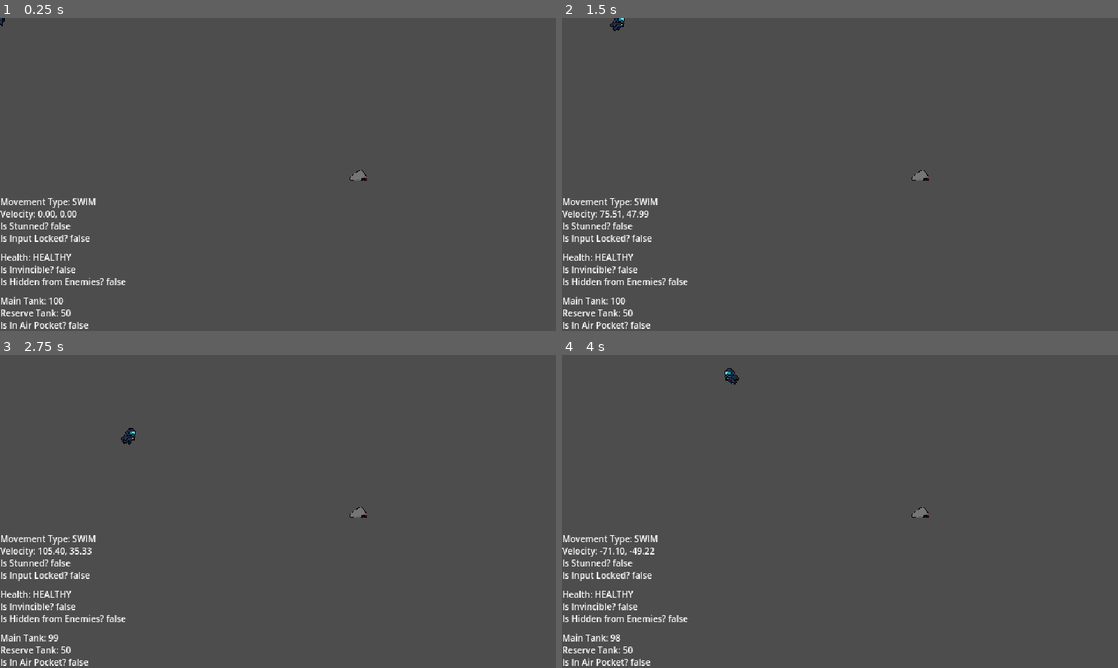
Above: before the commit, frames 1-4 (two rows, left to right).
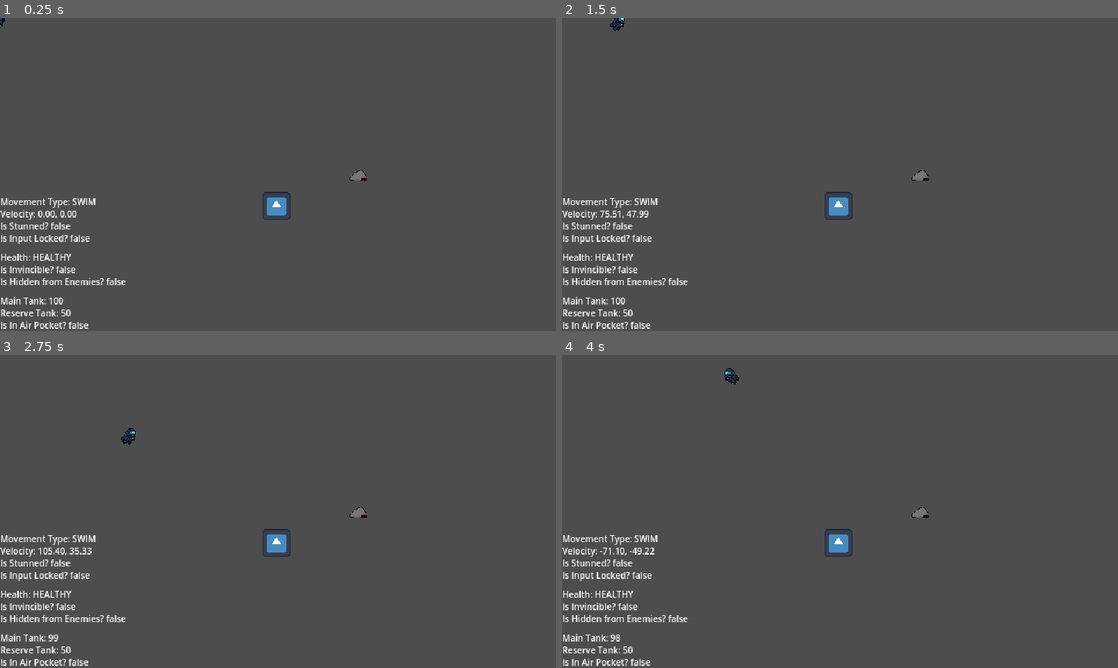
Above: after the commit, the same moments.

Repository: Absolute-Cinema-GameDev/callisto-game
Game: Godot game, scene res://scenes/main.tscn
Two runs of this game, one before a commit and one after it. Both use one fixed random seed, a clock stepped at 60 frames per second and the inputs below. The engine's default icon, where the game draws it, is replaced by a stand-in: a white triangle on a blue panel in a dark square.
Inputs:
- Up to frame 1 (0.25 s): no input
- Up to frame 2 (1.5 s): tap Enter at 0.5 s; hold D (move_right) 0.53-1.28 s; hold Space (interact) 0.53-1.28 s; hold S (move_down) from 1.28 s (still down); tap Space (interact) at 1.35 s
- Up to frame 3 (2.75 s): release S (move_down) at 2.03 s; hold D (move_right) from 2.03 s (still down); hold Space (interact) from 2.03 s (still down)
- Up to frame 4 (4 s): release D (move_right) at 2.78 s; release Space (interact) at 2.78 s; hold W (move_up) 2.78-3.53 s; tap Space (interact) at 2.85 s; hold A (move_left) from 3.53 s (still down); hold Space (interact) from 3.53 s (still down)

The runs differ from the first frame. In frame 1, 0.3% of the frame differs, in the area x 47-53%, y 55-65%; in frame 2, 0.3%; in frame 3, 0.3%; in frame 4, 0.3%.

Commit message:
feat(stunrock): stunrock mechanic done - without animation

Diff:
--- a/scenes/entities/enemy-ambush/ambush.gd
+++ b/scenes/entities/enemy-ambush/ambush.gd
@@ -9,10 +9,12 @@
 var dash_delay: float = 0.1
 var active_wait_time: float = 2.0
 var hit_pause_time: float = 0.5
+var stun_duration: float = 2.0
 var is_stun: bool = false  # For future stun rock mechanic
 var active_timer := Timer.new()
 var dash_timer := Timer.new()
 var hit_pause_timer := Timer.new()
+var stun_timer := Timer.new()
 
 @onready var area_detection = $AreaDetection
 @onready var collision_shape = $Collision
@@ -38,12 +40,22 @@
 	add_child(hit_pause_timer)
 	hit_pause_timer.timeout.connect(_on_hit_pause_timer_timeout)
 
+	stun_timer.wait_time = stun_duration
+	stun_timer.one_shot = true
+	add_child(stun_timer)
+	stun_timer.timeout.connect(_on_stun_timer_timeout)
+
 	area_detection.body_entered.connect(_on_area_body_entered)
 	area_detection.body_exited.connect(_on_area_body_exited)
 
 
 # Called every frame. 'delta' is the elapsed time since the previous frame.
 func _process(_delta: float) -> void:
+	if is_stun:
+		if anim.animation != "stun":
+			anim.play("stun")
+			velocity = Vector2.ZERO
+		return
 	if state == State.ATTACKING:
 		if anim.animation != "dash":
 			anim.play("dash")
@@ -139,5 +151,10 @@
 # Call this to stun the ambush (for future stun rock, etc)
 func stun():
 	is_stun = true
-	# You can add stun logic/animation here later
-	# For now, just set the flag
+	velocity = Vector2.ZERO
+	stun_timer.start()
+
+
+func _on_stun_timer_timeout():
+	is_stun = false
+	state = State.RETURNING
--- a/scenes/entities/enemy-ambush/ambush.tscn
+++ b/scenes/entities/enemy-ambush/ambush.tscn
@@ -375,8 +375,9 @@
 [node name="Animate" type="AnimatedSprite2D" parent="."]
 scale = Vector2(2.5, 2.5)
 sprite_frames = SubResource("SpriteFrames_ae7va")
-animation = &"idle"
-frame_progress = 0.237289
+animation = &"stun"
+frame = 11
+frame_progress = 1.0
 
 [node name="AreaDetection" type="Area2D" parent="."]
 
--- /dev/null
+++ b/scenes/levels/stunrock/stunrock.gd
@@ -0,0 +1,29 @@
+extends Node2D
+
+@onready var area_detection = $AreaDetection
+var explode_timer := Timer.new()
+var has_triggered := false
+
+# Called when the node enters the scene tree for the first time.
+func _ready() -> void:
+	area_detection.body_entered.connect(_on_area_body_entered)
+	explode_timer.wait_time = 0.1
+	explode_timer.one_shot = true
+	explode_timer.timeout.connect(_on_explode_timer_timeout)
+	add_child(explode_timer)
+
+# Called every frame. 'delta' is the elapsed time since the previous frame.
+func _process(delta: float) -> void:
+	pass
+
+func _on_area_body_entered(_body):
+	if not has_triggered:
+		has_triggered = true
+		explode_timer.start()
+
+func _on_explode_timer_timeout():
+	print("explode")
+	for body in area_detection.get_overlapping_bodies():
+		if body.has_method("stun"):
+			body.stun()
+	queue_free()
--- /dev/null
+++ b/scenes/levels/stunrock/stunrock.tscn
@@ -0,0 +1,40 @@
+[gd_scene load_steps=6 format=3 uid="uid://v2h7u6c0nqg7"]
+
+[ext_resource type="Script" path="res://scenes/levels/stunrock/stunrock.gd" id="1_egapr"]
+[ext_resource type="Texture2D" uid="uid://bokjnhwn8g47w" path="res://icon.svg" id="2_2scoc"]
+
+[sub_resource type="AtlasTexture" id="AtlasTexture_y32m8"]
+atlas = ExtResource("2_2scoc")
+region = Rect2(0, 0, 128, 128)
+
+[sub_resource type="SpriteFrames" id="SpriteFrames_mgmqb"]
+animations = [{
+"frames": [{
+"duration": 1.0,
+"texture": SubResource("AtlasTexture_y32m8")
+}],
+"loop": true,
+"name": &"static",
+"speed": 15.0
+}, {
+"frames": [],
+"loop": true,
+"name": &"stun-explode",
+"speed": 5.0
+}]
+
+[sub_resource type="CircleShape2D" id="CircleShape2D_8c3tq"]
+radius = 50.01
+
+[node name="Stunrock" type="Node2D"]
+scale = Vector2(0.25, 0.25)
+script = ExtResource("1_egapr")
+
+[node name="Animate" type="AnimatedSprite2D" parent="."]
+sprite_frames = SubResource("SpriteFrames_mgmqb")
+animation = &"static"
+
+[node name="AreaDetection" type="Area2D" parent="."]
+
+[node name="CollisionDetection" type="CollisionShape2D" parent="AreaDetection"]
+shape = SubResource("CircleShape2D_8c3tq")
--- a/scenes/main.tscn
+++ b/scenes/main.tscn
@@ -1,7 +1,8 @@
-[gd_scene load_steps=3 format=3 uid="uid://bpeiputo77fh1"]
+[gd_scene load_steps=4 format=3 uid="uid://bpeiputo77fh1"]
 
 [ext_resource type="PackedScene" uid="uid://blwqvvn3mh4u4" path="res://scenes/entities/player/player.tscn" id="1_uknod"]
 [ext_resource type="PackedScene" uid="uid://d3w24fym0m4wj" path="res://scenes/entities/enemy-ambush/ambush.tscn" id="2_mpr4x"]
+[ext_resource type="PackedScene" uid="uid://v2h7u6c0nqg7" path="res://scenes/levels/stunrock/stunrock.tscn" id="3_6cob6"]
 
 [node name="Main" type="Node2D"]
 
@@ -10,3 +11,6 @@
 [node name="Ambush" parent="." instance=ExtResource("2_mpr4x")]
 position = Vector2(412, 182)
 scale = Vector2(0.3, 0.3)
+
+[node name="Stunrock" parent="." instance=ExtResource("3_6cob6")]
+position = Vector2(318, 216)
